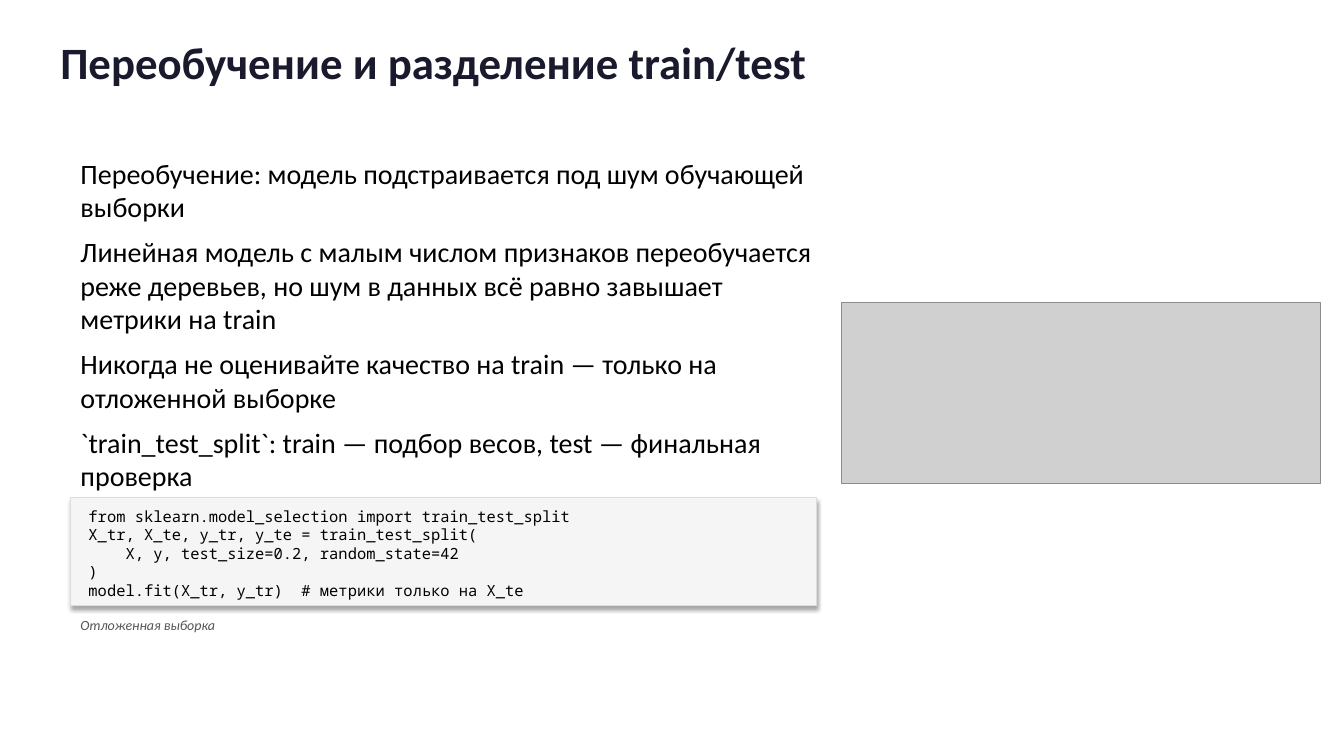
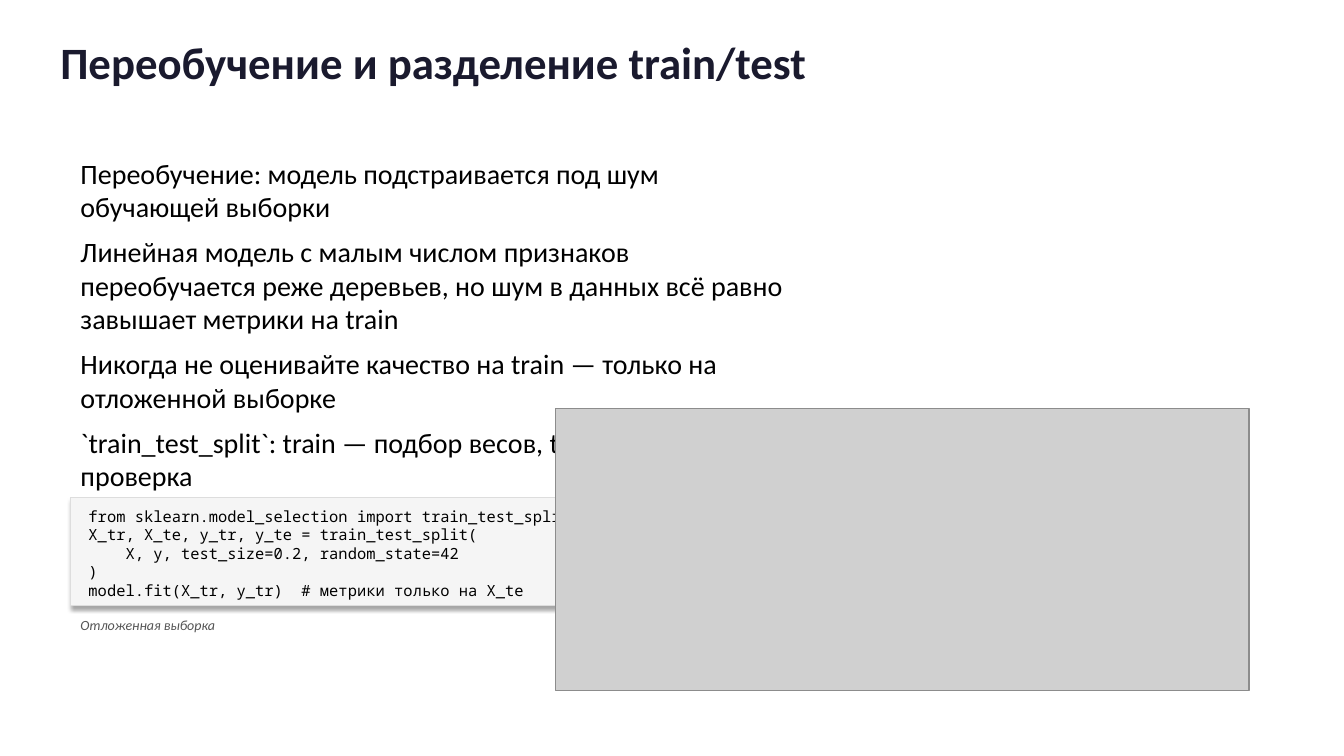
Before and after one commit to gurovic/ml-lessons, a slide deck: slide 10 of lessons/lineynaya_regressiya/presentation.pptx. Drawn at 1344x756 pixels with LibreOffice and Linux fonts; fonts in the diff are those of the drawing; grey boxes stand for pictures. Boxes give left, top, right and bottom in pixels: in the first picture for what was removed or moved away, otherwise in the second. Text is boxed around its words. In the diff, an @@ line names an element or a change of style, - is before the commit and + after.

```diff
--- a/lessons/lineynaya_regressiya/presentation.pptx
+++ b/lessons/lineynaya_regressiya/presentation.pptx
@@ text "Переобучение: модель подстраивается под шум ..." rewrapped from (x1=80, y1=165, x2=812, y2=491) to (x1=80, y1=165, x2=782, y2=491) @@
@@ picture removed at (x1=842, y1=302, x2=1321, y2=484) @@
@@ picture added at (x1=556, y1=408, x2=1249, y2=691) @@
@@ rectangle resized from (x1=71, y1=498, x2=817, y2=606) to (x1=71, y1=498, x2=786, y2=606) @@
```
Also in this commit, not shown: 15 other slides changed, 27 other files.
